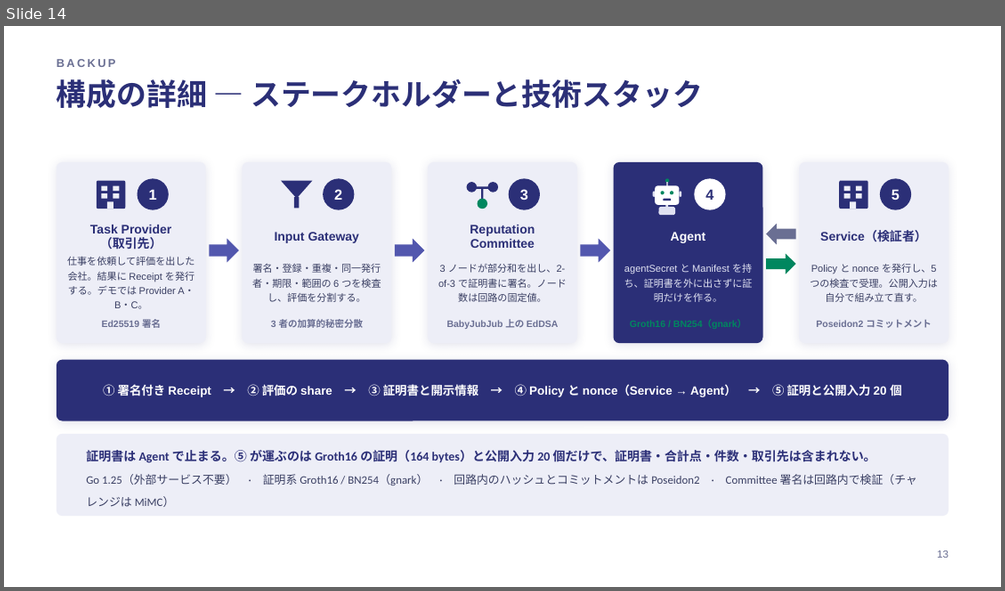
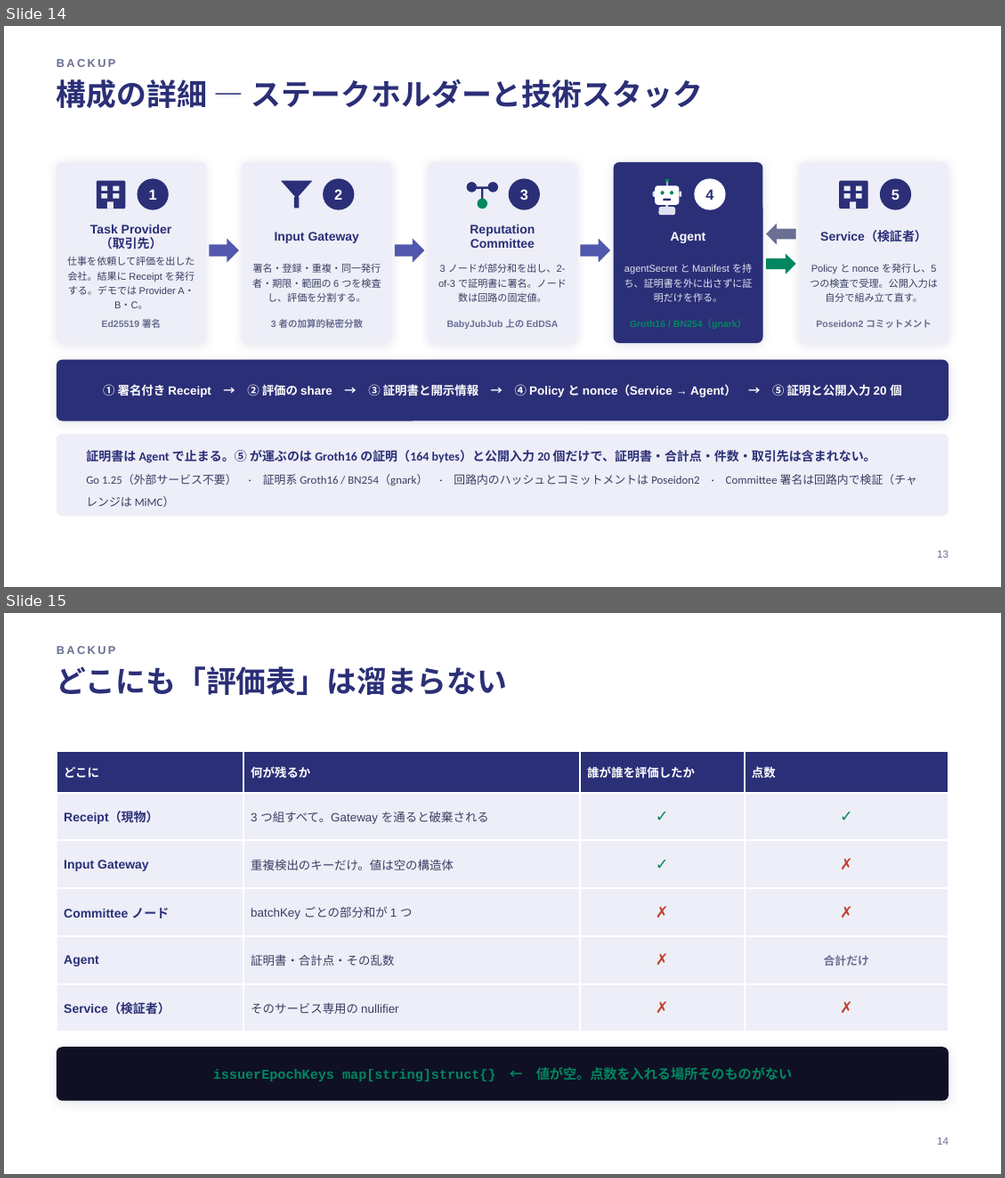
Before and after one commit to da1suk8/zk-agent-passport, a slide deck: docs/slides/zk-agent-passport.pptx. Shown one above the other, each under a label of ours: slide 14 before the commit, slides 14 and 15 after it. The pictures are 1005x591 and 1005x1178 pixels, drawn with LibreOffice and Linux fonts; fonts in the diff are those of the drawing. Boxes give left, top, right and bottom in pixels: in the first picture for what was removed or moved away, otherwise in the second. Text is boxed around its words. In the diff, an @@ line names an element or a change of style, - is before the commit and + after.

Commit message:
docs(slides): move the summary next to the demo and close on the limits
- three backup slides answer the misreadings that kept coming up: that a
ratings table accumulates somewhere, that the service looks the agent up, and
that there is anything to look up at all

```diff
--- a/docs/slides/zk-agent-passport.pptx
+++ b/docs/slides/zk-agent-passport.pptx
@@ slide 15 added at bbox=[4, 613, 1001, 1174], background #FFFFFF @@
@@ text added at bbox=[57, 646, 116, 654], 11 pt, text #6A6F93, bold @@
+BACKUP
@@ text added at bbox=[57, 666, 508, 695], 29 pt, text #2B2F77, bold @@
+どこにも「評価表」は溜まらない
@@ table added at bbox=[57, 751, 948, 1018], 6 rows, 4 columns @@
+どこに | 何が残るか | 誰が誰を評価したか | 点数
+Receipt（現物） | 3 つ組すべて。Gateway を通ると破棄される | ✓ | ✓
+Input Gateway | 重複検出のキーだけ。値は空の構造体 | ✓ | ✗
+Committee ノード | batchKey ごとの部分和が 1 つ | ✗ | ✗
+Agent | 証明書・合計点・その乱数 | ✗ | 合計だけ
+Service（検証者） | そのサービス専用の nullifier | ✗ | ✗
@@ rounded rectangle added at bbox=[57, 1046, 948, 1101], fill #0F1024 @@
@@ text added at bbox=[213, 1067, 792, 1081], 13 pt, text #00875F, bold @@
+issuerEpochKeys map[string]struct{} ← 値が空。点数を入れる場所そのものがない
@@ text added at bbox=[937, 1137, 948, 1144], 10 pt, text #6A6F93 @@
+14
```
Also in this commit, not shown: 10 slides changed, 2 other slides added, 1 other file.
